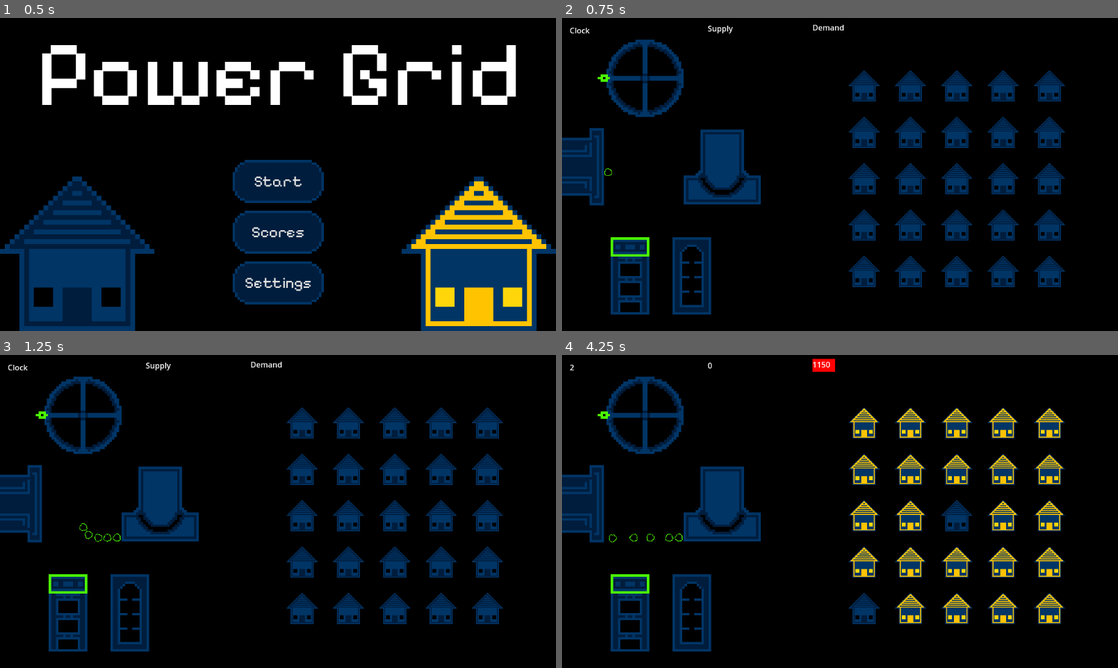
Above: before the commit, frames 1-4 (two rows, left to right).
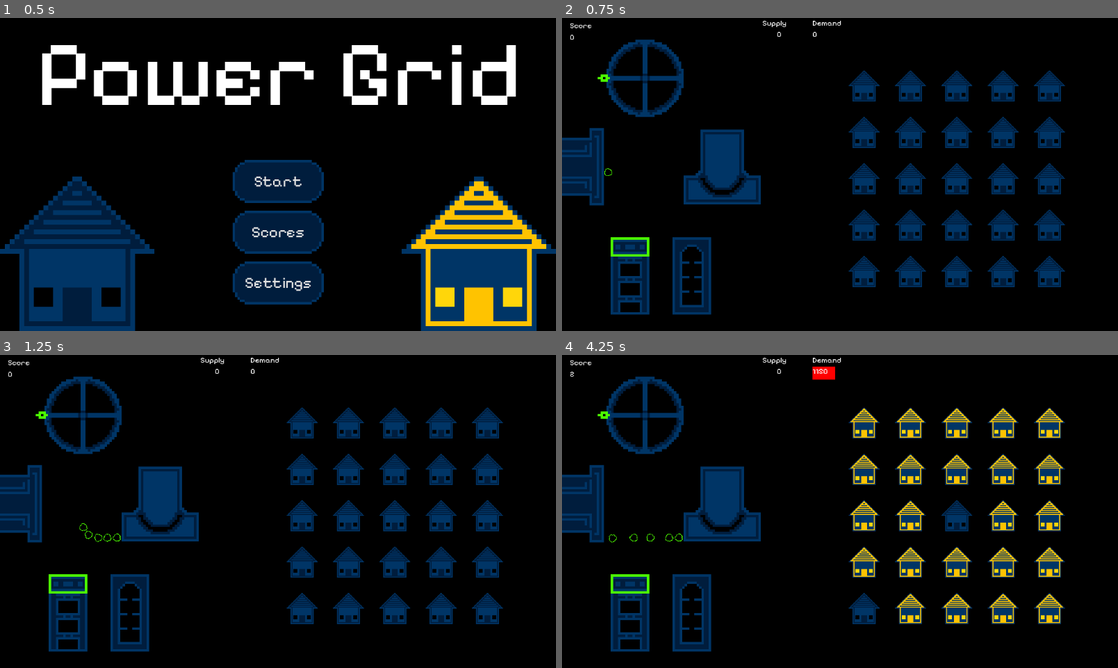
Above: after the commit, the same moments.

Repository: CWmain/BigModeGameJam2025
Game: Godot game, scene res://Levels/main_menu.tscn
The game is run twice, just before and just after one commit, with the same random seed, the same clock (stepped at 60 frames per second) and the same inputs.
Inputs (mouse positions are in pixels of both pictures, inside the frame that each line leads up to):
- Up to frame 1 (0.5 s): no input
- Up to frame 2 (0.75 s): click "Start" at 0.5 s
- Up to frame 3 (1.25 s): no input
- Up to frame 4 (4.25 s): move the mouse to (606, 414) at 1.27 s; tap Y (Fail_Button) at 1.35 s; click "Retry" at 2 s; move the mouse to (628, 583) at 2.77 s; click (628, 583) at 2.85 s; move the mouse to (678, 536) at 3.52 s; tap T (Test_Click) at 3.6 s

Frame 1 is identical in both runs. In frame 2, 0.3% of the frame differs, in the area x 1-51%, y 0-8%; in frame 3, 0.3%; in frame 4, 0.4%.

Commit message:
Adjusted display elements to use main font, adjusted possitioning to be more consistent

Diff:
--- a/Levels/main_scene.tscn
+++ b/Levels/main_scene.tscn
@@ -29,15 +29,15 @@
 [node name="Displays" type="Node" parent="."]
 
 [node name="Clock" parent="Displays" node_paths=PackedStringArray("timer") instance=ExtResource("5_7ud24")]
-position = Vector2(16, 14)
+position = Vector2(16, 30)
 timer = NodePath("../../LevelTimer")
 
 [node name="Demand" parent="Displays" node_paths=PackedStringArray("m") instance=ExtResource("6_bm4fj")]
-position = Vector2(519, 8)
+position = Vector2(519, 24)
 m = NodePath("../../Manager")
 
 [node name="Supply" parent="Displays" node_paths=PackedStringArray("m") instance=ExtResource("7_ik7vq")]
-position = Vector2(302, 10)
+position = Vector2(415, 24)
 m = NodePath("../../Manager")
 
 [node name="HouseFactory" parent="." node_paths=PackedStringArray("m") instance=ExtResource("3_0jk0m")]
--- a/UI/Displays/Clock/clock.tscn
+++ b/UI/Displays/Clock/clock.tscn
@@ -1,6 +1,7 @@
-[gd_scene load_steps=2 format=3 uid="uid://dlscus0ab1wi7"]
+[gd_scene load_steps=3 format=3 uid="uid://dlscus0ab1wi7"]
 
 [ext_resource type="Script" path="res://UI/Displays/Clock/clock.gd" id="1_cpj8u"]
+[ext_resource type="Theme" uid="uid://br0lkmc6eeu2c" path="res://Themes/MenuButtons.tres" id="2_j3sqn"]
 
 [node name="Clock" type="Node2D"]
 script = ExtResource("1_cpj8u")
@@ -14,5 +15,14 @@
 [node name="Label" type="Label" parent="."]
 offset_right = 40.0
 offset_bottom = 23.0
-text = "Clock"
+theme = ExtResource("2_j3sqn")
+text = "0"
 metadata/_edit_use_anchors_ = true
+
+[node name="Label2" type="Label" parent="."]
+offset_top = -24.0
+offset_right = 41.0
+offset_bottom = -1.0
+theme = ExtResource("2_j3sqn")
+text = "Score"
+metadata/_edit_use_anchors_ = true
--- a/UI/Displays/Demand/demand.tscn
+++ b/UI/Displays/Demand/demand.tscn
@@ -1,6 +1,7 @@
-[gd_scene load_steps=2 format=3 uid="uid://dxxdrcyoky3nn"]
+[gd_scene load_steps=3 format=3 uid="uid://dxxdrcyoky3nn"]
 
 [ext_resource type="Script" path="res://UI/Displays/Demand/demand.gd" id="1_6sxlf"]
+[ext_resource type="Theme" uid="uid://br0lkmc6eeu2c" path="res://Themes/MenuButtons.tres" id="2_tq4yl"]
 
 [node name="Demand" type="Node2D"]
 script = ExtResource("1_6sxlf")
@@ -14,5 +15,13 @@
 [node name="Label" type="Label" parent="."]
 offset_right = 40.0
 offset_bottom = 23.0
+theme = ExtResource("2_tq4yl")
+text = "0"
+metadata/_edit_use_anchors_ = true
+
+[node name="Label2" type="Label" parent="."]
+offset_top = -23.0
+offset_right = 60.0
+theme = ExtResource("2_tq4yl")
 text = "Demand"
 metadata/_edit_use_anchors_ = true
--- a/UI/Displays/Supply/supply.tscn
+++ b/UI/Displays/Supply/supply.tscn
@@ -1,6 +1,7 @@
-[gd_scene load_steps=2 format=3 uid="uid://dd2vd3iqvo53d"]
+[gd_scene load_steps=3 format=3 uid="uid://dd2vd3iqvo53d"]
 
 [ext_resource type="Script" path="res://UI/Displays/Supply/supply.gd" id="1_3qciu"]
+[ext_resource type="Theme" uid="uid://br0lkmc6eeu2c" path="res://Themes/MenuButtons.tres" id="2_28plj"]
 
 [node name="Supply" type="Node2D"]
 script = ExtResource("1_3qciu")
@@ -14,5 +15,14 @@
 [node name="Label" type="Label" parent="."]
 offset_right = 40.0
 offset_bottom = 23.0
+theme = ExtResource("2_28plj")
+text = "0"
+horizontal_alignment = 2
+metadata/_edit_use_anchors_ = true
+
+[node name="Label2" type="Label" parent="."]
+offset_top = -23.0
+offset_right = 51.0
+theme = ExtResource("2_28plj")
 text = "Supply"
 metadata/_edit_use_anchors_ = true
